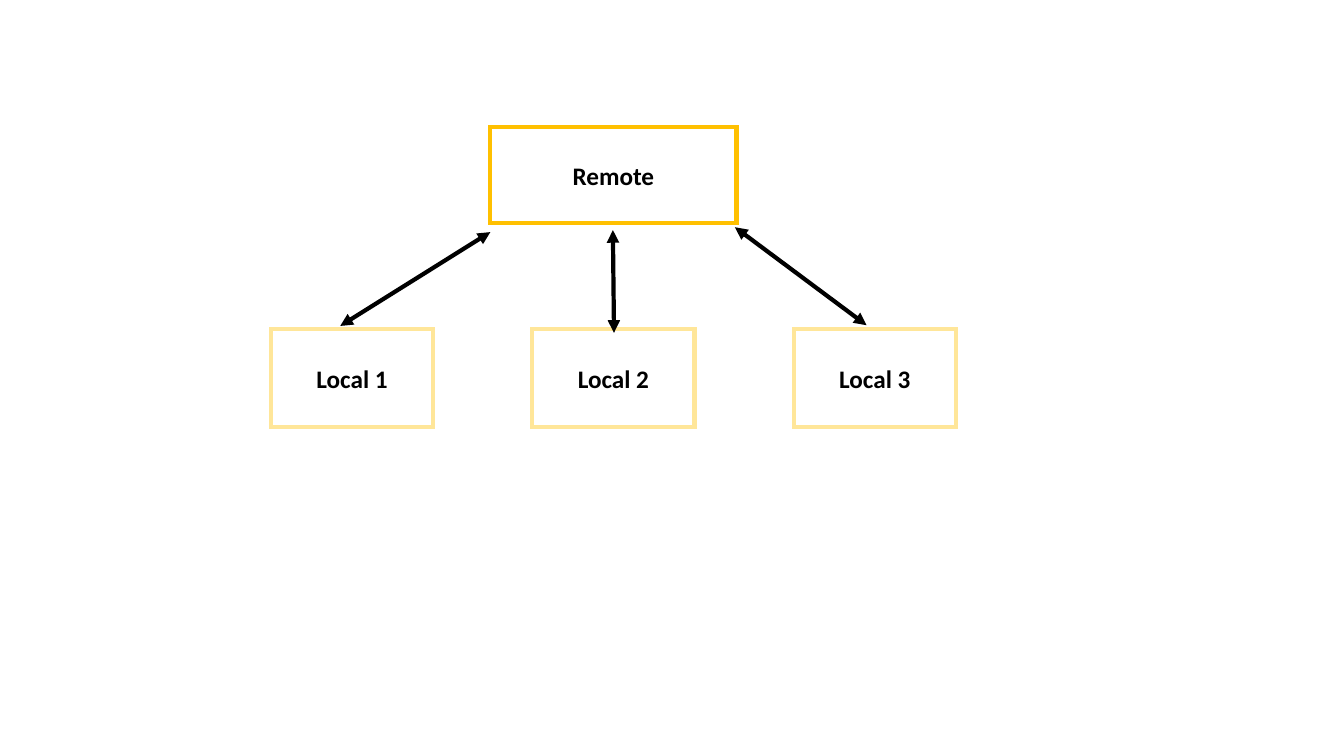
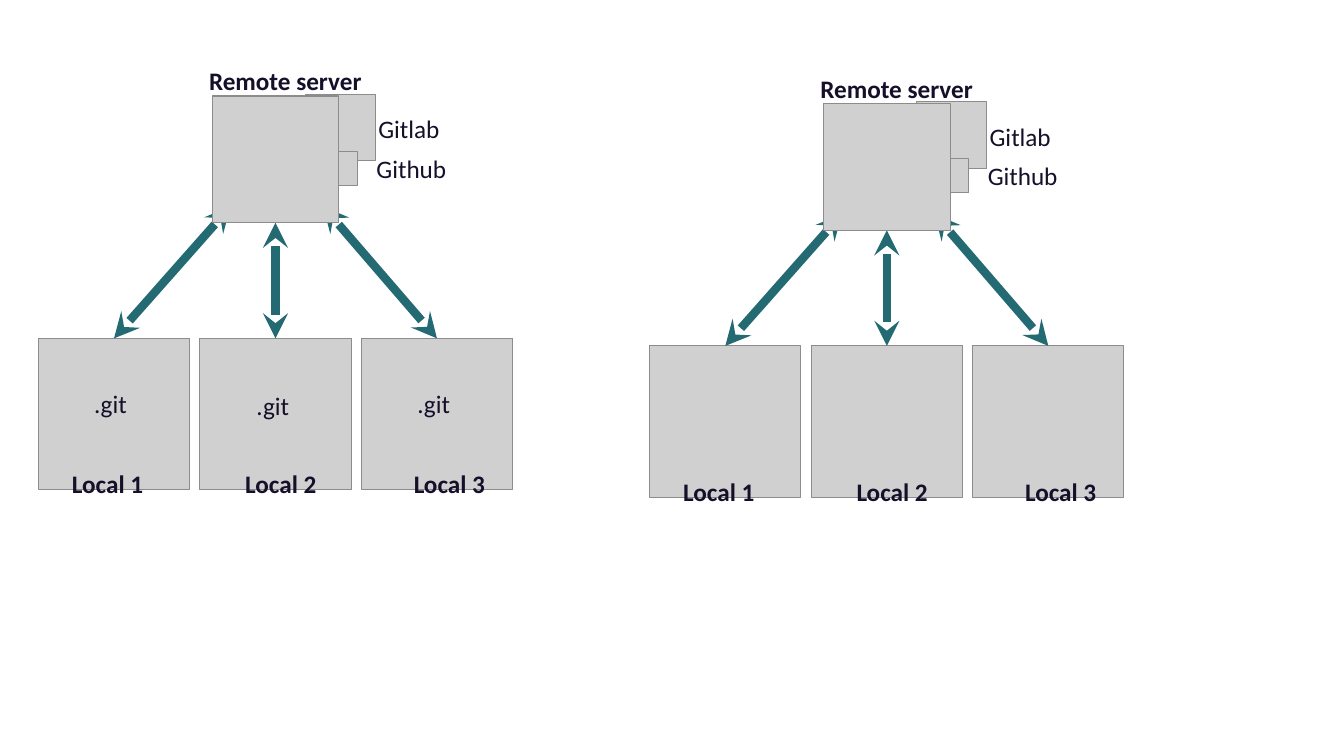
Before and after one commit to selinaZitrone/get-started-with-git, a slide deck: slide 4 of slides/img/images.pptx (slide 1 before the commit). Drawn at 1344x756 pixels with LibreOffice and Linux fonts; fonts in the diff are those of the drawing; grey boxes stand for pictures. Boxes give left, top, right and bottom in pixels: in the first picture for what was removed or moved away, otherwise in the second. Text is boxed around its words. In the diff, an @@ line names an element or a change of style, - is before the commit and + after.

```diff
--- a/slides/img/images.pptx
+++ b/slides/img/images.pptx
@@ rectangle removed at <box>490,127,736,223</box> @@
-Remote
@@ group added at <box>650,81,1124,507</box>: 6 pictures, 6 texts, 2 double arrows @@
+Local 1
+Local 2
+Local 3
+Remote server
+Github
+Gitlab
@@ double arrow moved from (341, 326) - (490, 232) to (438, 339) - (324, 207) @@
@@ double arrow (438, 339) - (324, 207): stroke #000000 3 pt to #246A73 6 pt; arrowheads changed @@
@@ double arrow removed from (614, 333) to (613, 230) @@
@@ double arrow moved from (735, 227) - (867, 326) to (726, 346) - (842, 215) @@
@@ double arrow (726, 346) - (842, 215): stroke #000000 3 pt to #246A73 6 pt; arrowheads changed @@
@@ group added at <box>38,73,513,490</box>: 6 pictures, 6 texts, 2 double arrows @@
+Remote server
+Github
+Gitlab
+.git
+.git
+.git
@@ text "Local 1": place and size @@
-text "Local 1" at <box>271,330,434,427</box>
+text "Local 1" at <box>72,475,143,500</box>
@@ text "Local 2": place and size @@
-text "Local 2" at <box>532,330,695,427</box>
+text "Local 2" at <box>245,475,317,500</box>
@@ text colour #000000 to #160F29; alignment centre to left; vertical alignment middle to top; outline #FFE699 3 pt to none in 3 elements at <box>72,475,143,500</box>, <box>245,475,317,500</box>, <box>414,475,485,500</box> @@
@@ text "Local 3": place and size @@
-text "Local 3" at <box>793,330,956,427</box>
+text "Local 3" at <box>414,475,485,500</box>
```
Also in this commit, not shown: 21 other slides changed, 45 slides added, 10 slides removed, 2 other files.
